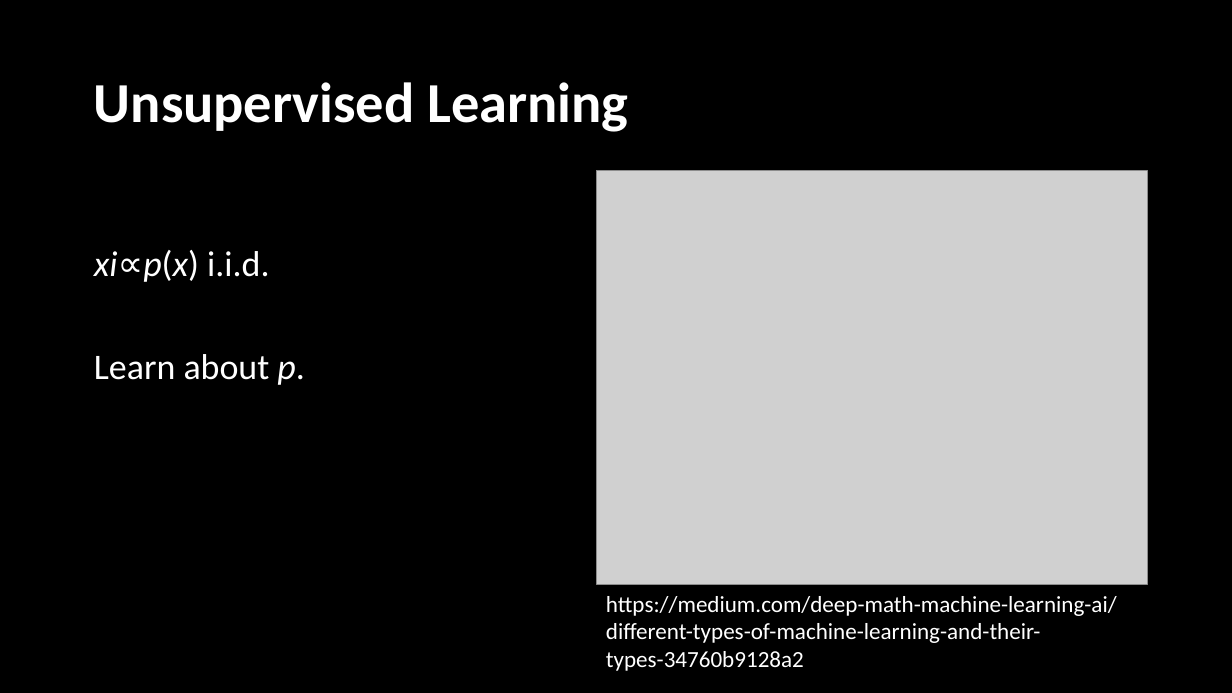
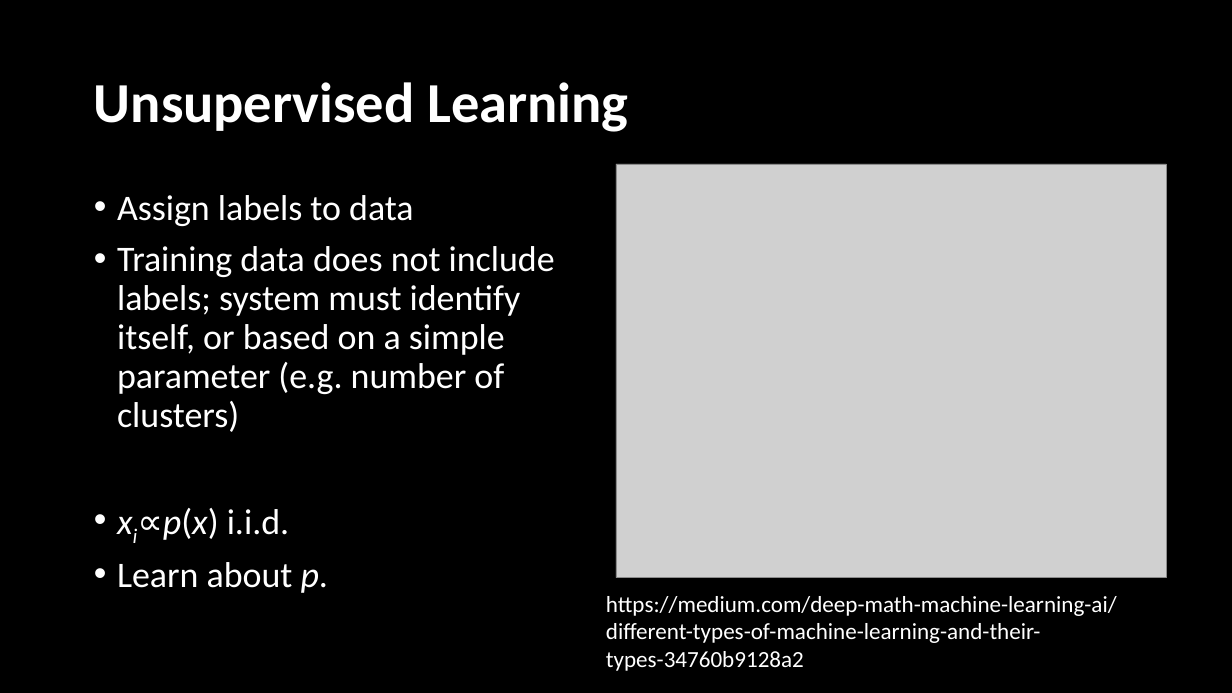
Before and after one commit to arcus/education-materials, a slide deck: slide 16 of intro-to-ml/intro_ml_pres.pptx. Drawn at 1232x693 pixels with LibreOffice and Linux fonts; fonts in the diff are those of the drawing; grey boxes stand for pictures. Boxes give left, top, right and bottom in pixels: in the first picture for what was removed or moved away, otherwise in the second. Text is boxed around its words. In the diff, an @@ line names an element or a change of style, - is before the commit and + after.

```diff
--- a/intro-to-ml/intro_ml_pres.pptx
+++ b/intro-to-ml/intro_ml_pres.pptx
@@ picture: place and size @@
-picture at box(597, 171, 1148, 585)
+picture at box(616, 165, 1167, 579)
@@ text at box(117, 195, 555, 432): paragraphs added @@
+• Assign labels to data
+• Training data does not include labels; system must identify itself, or based on a simple parameter (e.g. number of clusters)
@@ text at box(117, 508, 329, 593): now subscript in "xi∝p(x)"; bullet none to • @@
```
Also in this commit, not shown: 6 other slides changed, 2 slides added, 2 slides removed, 1 other file.
